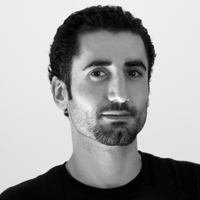
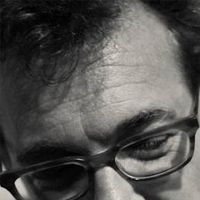
Layered file, before and after one edit (200 × 200). Changes by layer:
added layer "Layer 1" above "marwan.png" over 0, 0, 200, 200
